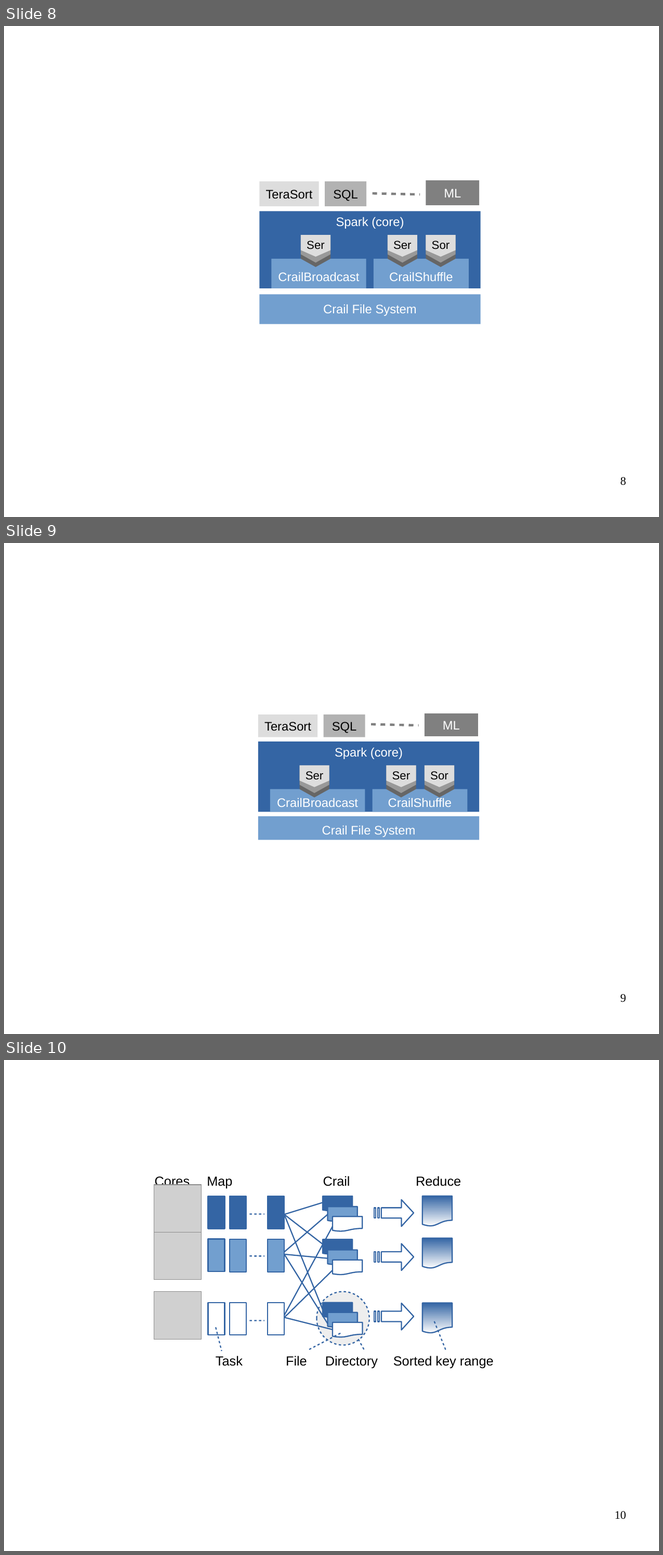
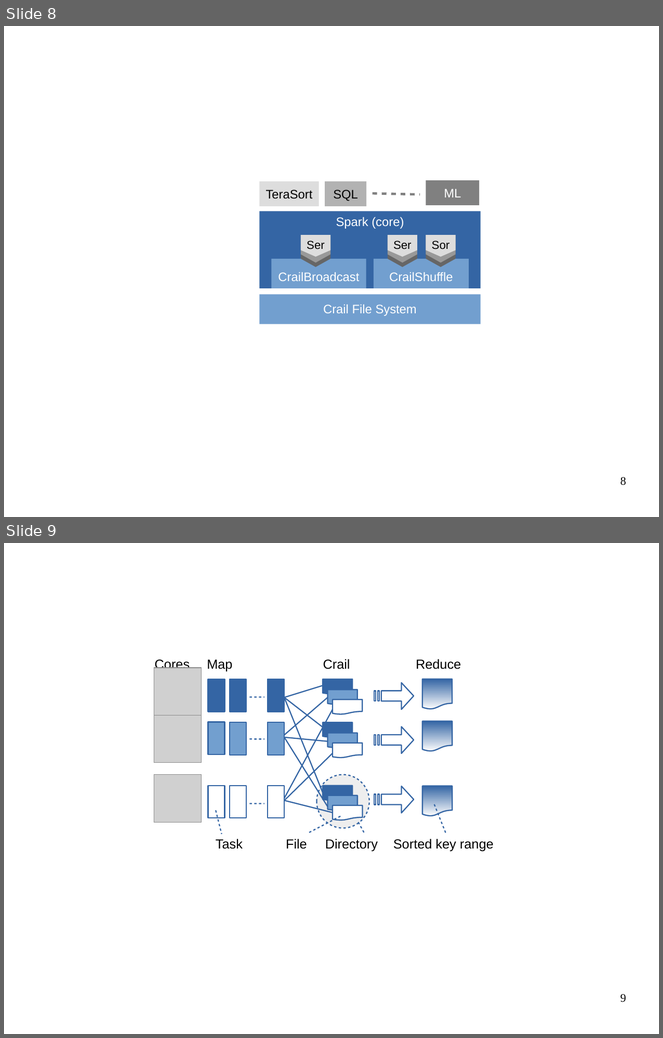
Before and after one commit to apache/incubator-crail-website, a slide deck: _graphix/website.odp. Shown one above the other, each under a label of ours: slides 8, 9 and 10 before the commit, slides 8 and 9 after it. The pictures are 663x1555 and 663x1038 pixels, drawn with LibreOffice and Linux fonts; fonts in the diff are those of the drawing; grey boxes stand for pictures; background and template pictures are left out. Boxes give left, top, right and bottom in pixels: in the first picture for what was removed or moved away, otherwise in the second. Text is boxed around its words. In the diff, an @@ line names an element or a change of style, - is before the commit and + after.

```diff
--- a/_graphix/website.odp
+++ b/_graphix/website.odp
@@ slide 9 removed at [4, 543, 659, 1034], background #FFFFFF @@
@@ rectangle removed at [425, 714, 478, 736] @@
-ML
@@ rectangle removed at [258, 715, 318, 737] @@
-TeraSort
@@ rectangle removed at [324, 715, 365, 737] @@
-SQL
@@ line removed from (372, 724) to (419, 726) @@
@@ rectangle removed at [258, 742, 480, 812] @@
@@ text removed at [335, 747, 403, 759] @@
-Spark (core)
@@ freeform shape removed at [299, 770, 329, 798] @@
@@ freeform shape removed at [299, 766, 329, 793] @@
@@ freeform shape removed at [299, 766, 329, 787] @@
@@ text removed at [306, 771, 324, 780] @@
-Ser
@@ freeform shape removed at [386, 770, 416, 798] @@
@@ freeform shape removed at [386, 766, 416, 793] @@
@@ freeform shape removed at [386, 766, 416, 787] @@
@@ text removed at [392, 771, 411, 780] @@
-Ser
@@ freeform shape removed at [425, 770, 455, 798] @@
@@ freeform shape removed at [425, 766, 455, 793] @@
@@ freeform shape removed at [425, 766, 455, 787] @@
@@ text removed at [430, 771, 449, 780] @@
-Sor
@@ rectangle removed at [270, 789, 365, 812] @@
@@ rectangle removed at [373, 789, 468, 812] @@
@@ text removed at [277, 797, 358, 807] @@
-CrailBroadcast
@@ text removed at [388, 797, 452, 807] @@
-CrailShuffle
@@ rectangle removed at [258, 817, 480, 840] @@
@@ text removed at [322, 826, 415, 837] @@
-Crail File System
@@ page number removed at [621, 994, 626, 1003] @@
-9
@@ what was slide 10 is now slide 9 @@
@@ page number at [621, 994, 626, 1003]: text changed @@
-10
+9
```
Also in this commit, not shown: 1 other file.
